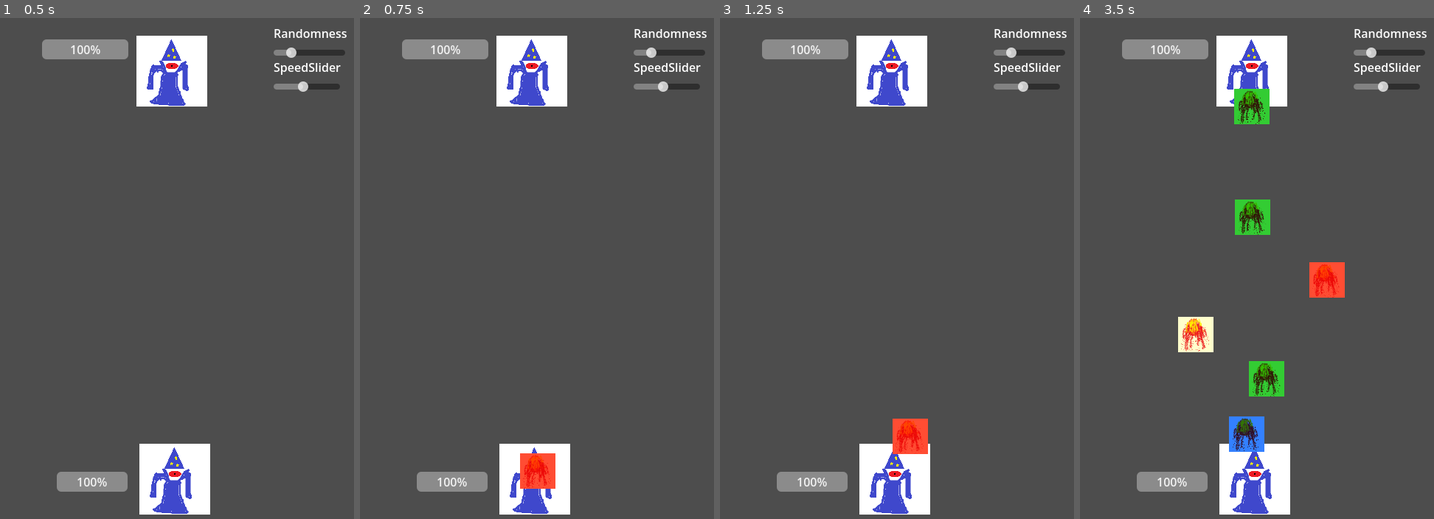
Above: before the commit, frames 1-4 (left to right).
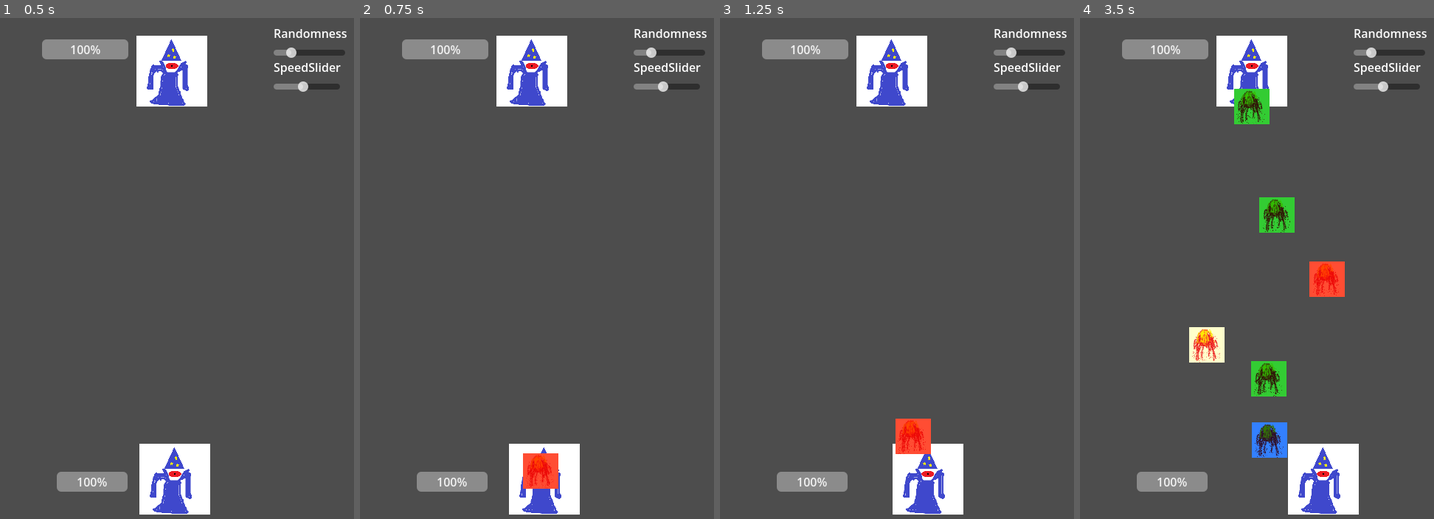
Above: after the commit, the same moments.

Repository: togewolf/computer_games_end_project
Game: Godot game, scene res://Arena.tscn
Same seed, same stepped clock (60 frames per second), same inputs: the game is played once before the commit and once after it.
Inputs (mouse positions are in pixels of both pictures, inside the frame that each line leads up to):
- Up to frame 1 (0.5 s): no input
- Up to frame 2 (0.75 s): tap Enter at 0.5 s; move the mouse to (614, 258) at 0.52 s; hold D (move_right, bound only after the commit) from 0.53 s (still down); tap 2 (cast_fire) at 0.6 s
- Up to frame 3 (1.25 s): keep holding D (move_right, bound only after the commit)
- Up to frame 4 (3.5 s): move the mouse to (1186, 308) at 1.27 s; release D (move_right, bound only after the commit) at 1.28 s; hold A (move_left, bound only after the commit) 1.28-2.03 s; tap 4 (cast_light) at 1.35 s; move the mouse to (1292, 168) at 2.02 s; hold D (move_right, bound only after the commit) from 2.03 s (still down); tap 3 (cast_nature) at 2.1 s; move the mouse to (1239, 388) at 2.77 s; tap 1 (cast_water) at 2.85 s

Frame 1 is identical in both runs. In frame 2, 1.5% of the frame differs, in the area x 39-63%, y 84-100%; in frame 3, 3.8%; in frame 4, 9.1%, in the area x 27-79%, y 14-100%.

Commit message:
Added horizontal movement to add play depth

Diff:
--- a/Arena.tscn
+++ b/Arena.tscn
@@ -2,6 +2,7 @@
 
 [ext_resource type="Script" uid="uid://d2oabdi6yyoed" path="res://arena.gd" id="1_u45fm"]
 [ext_resource type="PackedScene" uid="uid://dhvs7pp2lkc80" path="res://Wizard.tscn" id="2_vbyki"]
+[ext_resource type="Script" uid="uid://cowp8cjhf6el" path="res://player.gd" id="3_uj4qe"]
 [ext_resource type="Script" uid="uid://k3xqv7pcbf63" path="res://agent.gd" id="3_vbyki"]
 
 [node name="Arena" type="Node2D" unique_id=2107833212]
@@ -10,6 +11,7 @@
 [node name="WizardPlayer" parent="." unique_id=586138894 instance=ExtResource("2_vbyki")]
 position = Vector2(237, 625)
 scale = Vector2(0.2, 0.2)
+script = ExtResource("3_uj4qe")
 
 [node name="WizardAgent" parent="." unique_id=1876664981 instance=ExtResource("2_vbyki")]
 position = Vector2(233, 72.00006)
--- a/Globals.gd
+++ b/Globals.gd
@@ -2,6 +2,7 @@
 extends Node
 
 enum Element { WATER, FIRE, NATURE, LIGHT }
+enum ProjectileMode { SIMPLE, LOCATION, TARGETED }
 
 # Defines what each element DEFEATS
 const BEATS = {
@@ -11,6 +12,13 @@
 	Element.LIGHT: Element.WATER
 }
 
+# Defines the mana cost multipliers per projectile mode
+const PROJECTILE_MANA_COSTS = {
+	ProjectileMode.SIMPLE : 1.0,
+	ProjectileMode.LOCATION : 1.25,
+	ProjectileMode.TARGETED : 2.5
+}
+
 # Helper to find the optimal counter
 func get_counter_for(element: Element) -> Element:
 	for key in BEATS:
--- a/agent.gd
+++ b/agent.gd
@@ -3,6 +3,9 @@
 @onready var agent_timer = Timer.new()
 @onready var speed_slider = $"../SpeedSlider"
 @onready var randomness_slider = $"../RandomnessSlider"
+
+# Determines how precise our wizard can aim to its target location.
+var jitter_radius = 128.0
 
 # Called when the node enters the scene tree for the first time.
 func _ready() -> void:
@@ -12,7 +15,6 @@
 	agent_timer.timeout.connect(_agent_ai_tick)
 	agent_timer.start(speed_slider.value)
 	speed_slider.value_changed.connect(func(val): agent_timer.wait_time = val)
-
 
 # Called every frame. 'delta' is the elapsed time since the previous frame.
 func _process(delta: float) -> void:
@@ -27,7 +29,16 @@
 	if randf() < randomness_slider.value:
 		element_to_cast = randi() % 4 as Globals.Element
 
-	self.cast_spell(element_to_cast, opponent.global_position)
+	# Determine where we want to aim
+	var target_location = opponent.global_position
+
+	# Spell weaving
+	var jitter_angle    = randf() * 360
+	var jitter_distance = randf() * jitter_radius
+	var aim_position    = target_location + Vector2.from_angle(jitter_angle) * jitter_distance
+
+
+	self.cast_spell(element_to_cast, aim_position)
 
 
 func _calculate_agent_move() -> Globals.Element:
--- /dev/null
+++ b/player.gd
@@ -0,0 +1,13 @@
+extends Wizard
+
+
+# Called when the node enters the scene tree for the first time.
+func _ready() -> void:
+	pass # Replace with function body.
+
+
+# Called every frame. 'delta' is the elapsed time since the previous frame.
+func _process(delta: float) -> void:
+	var direction = Input.get_axis("move_left", "move_right")
+	self.position.x += direction * speed * delta
+	pass
--- a/project.godot
+++ b/project.godot
@@ -48,6 +48,16 @@
 "events": [Object(InputEventKey,"resource_local_to_scene":false,"resource_name":"","device":-1,"window_id":0,"alt_press …(191 unchanged characters)…
 ]
 }
+move_left={
+"deadzone": 0.2,
+"events": [Object(InputEventKey,"resource_local_to_scene":false,"resource_name":"","device":-1,"window_id":0,"alt_pressed":false,"shift_pressed":false,"ctrl_pressed":false,"meta_pressed":false,"pressed":false,"keycode":0,"physical_keycode":65,"key_label":0,"unicode":97,"location":0,"echo":false,"script":null)
+]
+}
+move_right={
+"deadzone": 0.2,
+"events": [Object(InputEventKey,"resource_local_to_scene":false,"resource_name":"","device":-1,"window_id":0,"alt_pressed":false,"shift_pressed":false,"ctrl_pressed":false,"meta_pressed":false,"pressed":false,"keycode":0,"physical_keycode":68,"key_label":0,"unicode":100,"location":0,"echo":false,"script":null)
+]
+}
 
 [physics]
 
--- a/wizard.gd
+++ b/wizard.gd
@@ -6,17 +6,20 @@
 @export var is_player: bool = true
 @export var max_health: int = 100
 @export var max_shield : int = 50
+@export var max_mana   : int = 100
+@export var speed      : float = 64
 var opponent : Wizard;
-
 
 var current_health: int
 var current_shield: int
+var current_mana  : int
 
 var projectile_scene = preload("res://Projectile.tscn")
 
 func _ready():
 	current_health = max_health
 	current_shield = 0
+	current_mana   = max_mana
 
 func cast_spell(element: Globals.Element, target_location : Vector2):
 	var proj = projectile_scene.instantiate()
Not shown, added: player.gd.uid
